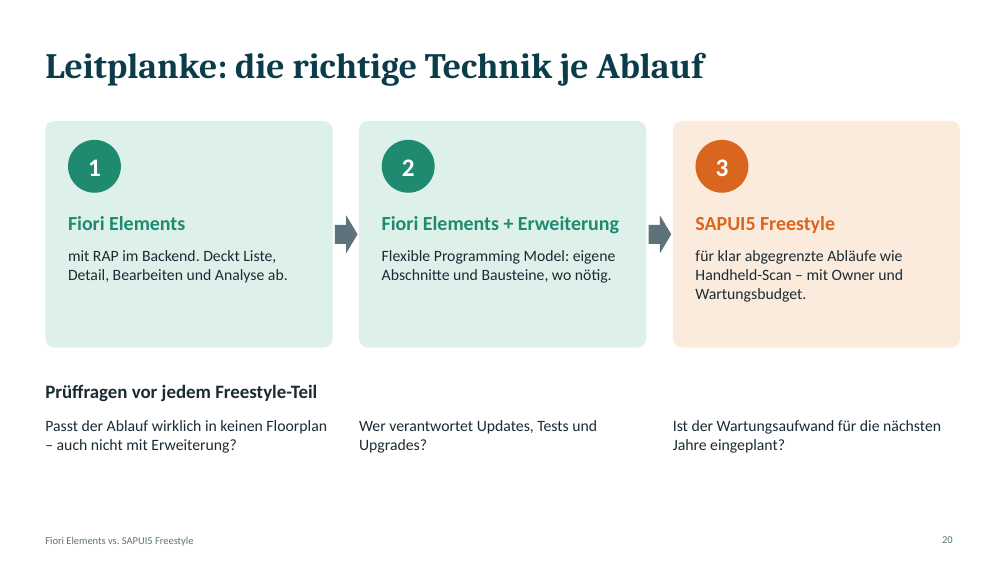
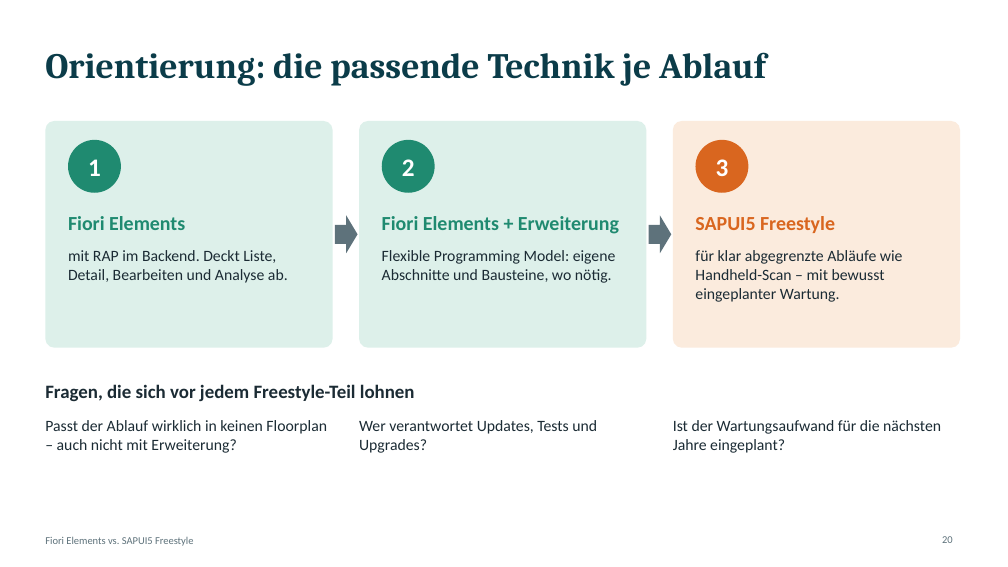
Before and after one commit to Fabs943/SAPUI5-DEMO, a slide deck: slide 20 of praesentation/Fiori_vs_Freestyle.pptx. Drawn at 1008x567 pixels with LibreOffice and Linux fonts; fonts in the diff are those of the drawing. Boxes give left, top, right and bottom in pixels: in the first picture for what was removed or moved away, otherwise in the second. Text is boxed around its words. In the diff, an @@ line names an element or a change of style, - is before the commit and + after.

```diff
--- a/praesentation/Fiori_vs_Freestyle.pptx
+++ b/praesentation/Fiori_vs_Freestyle.pptx
@@ title at [45,52,766,86]: text changed @@
-Leitplanke: die richtige Technik je Ablauf
+Orientierung: die passende Technik je Ablauf
@@ text at [695,250,903,302]: text changed @@
-für klar abgegrenzte Abläufe wie Handheld-Scan – mit Owner und Wartungsbudget.
+für klar abgegrenzte Abläufe wie Handheld-Scan – mit bewusst eingeplanter Wartung.
@@ text at [45,384,415,401]: text changed @@
-Prüffragen vor jedem Freestyle-Teil
+Fragen, die sich vor jedem Freestyle-Teil lohnen
```
Also in this commit, not shown: 3 other slides changed.
